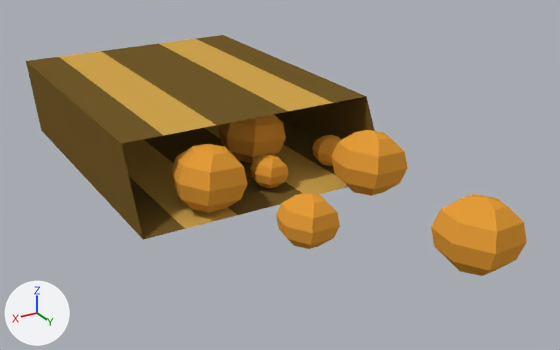
Renders of the Blender file city/food.blend from each side of a commit.
Both versions are drawn from a camera (50 mm lens) standing at (0.0271, 0.0605, 0.0264) and looking at (-0.0031, 0.0102, 0.0012). Arrows for +X, +Y and +Z are at lower left; the lights stay in place.

Names of what the first picture shows: 'Cookie.000', 'Cookie.004', 'Cookie.005', 'Cookie.007', 'Cookie.009', 'Cookie.010', 'Cookie.011', 'Pack'.
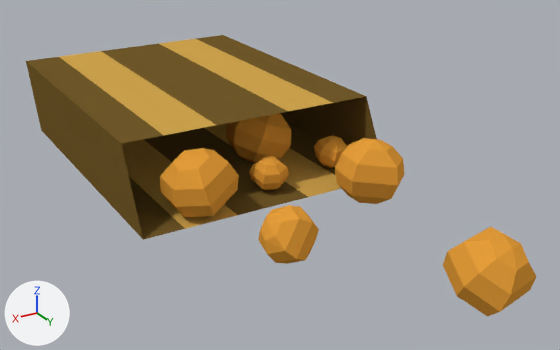
Where the change shows, as pixel boxes (x1, y1, x2, y2) in the pictures (560 x 350 px):
'Cookie.011', moved, turned
    before: (431, 194, 527, 276)
    after: (443, 227, 537, 316)
'Cookie.004', turned
    before: (171, 144, 248, 213)
    after: (160, 148, 239, 217)
'Cookie.005', moved, turned
    before: (331, 130, 407, 196)
    after: (335, 138, 405, 204)
'Cookie.010', turned
    before: (276, 192, 340, 249)
    after: (258, 205, 319, 264)
'Cookie.000', turned
    before: (218, 114, 286, 163)
    after: (226, 113, 291, 162)
'Cookie.007', turned
    before: (250, 154, 288, 188)
    after: (249, 156, 289, 190)
'Cookie.009', turned
    before: (312, 135, 341, 166)
    after: (314, 136, 347, 168)

Patch to the scene script:
```diff
--- a/city/food.blend.py
+++ b/city/food.blend.py
@@ ob_cookie_011 @@
 ob_cookie_011.matrix_parent_inverse = Matrix(((92.1, 0.0, 0.0, 2.445), (0.0, 75.51, 0.0, 2.484), (0.0, 0.0, 204.1, -1.083), (0.0, 0.0, 0.0, 1.0)))
-ob_cookie_011.location = (-0.0327, -0.00447, 0.000657)
-ob_cookie_011.rotation_euler = (0.0, -1.448, -2.949)  # degrees (0, -83, -169)
+ob_cookie_011.location = (-0.0327, -0.00447, -0.00108)
+ob_cookie_011.rotation_euler = (1.569, -1.012, -4.483)  # degrees (90, -58, -257)
 ob_cookie_011.scale = (0.318, 0.318, 0.318)
@@ ob_cookie_010 @@
 ob_cookie_010.location = (-0.025, -0.0129, 0.000657)
-ob_cookie_010.rotation_euler = (0.0, -1.448, -2.949)  # degrees (0, -83, -169)
+ob_cookie_010.rotation_euler = (0.208, -2.5, -3.171)  # degrees (12, -143, -182)
 ob_cookie_010.scale = (0.234, 0.234, 0.234)
@@ ob_cookie_009 @@
 ob_cookie_009.location = (-0.0346, -0.0241, 0.000657)
-ob_cookie_009.rotation_euler = (0.0, -1.448, -2.949)  # degrees (0, -83, -169)
+ob_cookie_009.rotation_euler = (1.211, -1.344, -4.147)  # degrees (69, -77, -238)
 ob_cookie_009.scale = (0.167, 0.167, 0.167)
@@ ob_cookie_007 @@
 ob_cookie_007.location = (-0.0278, -0.0228, 0.000657)
-ob_cookie_007.rotation_euler = (0.0, -1.448, -2.949)  # degrees (0, -83, -169)
+ob_cookie_007.rotation_euler = (0.294, -1.794, -1.736)  # degrees (17, -103, -99)
 ob_cookie_007.scale = (0.167, 0.167, 0.167)
@@ ob_cookie_005 @@
 ob_cookie_005.matrix_parent_inverse = Matrix(((92.1, 0.0, 0.0, 2.445), (0.0, 75.51, 0.0, 2.484), (0.0, 0.0, 204.1, -1.083), (0.0, 0.0, 0.0, 1.0)))
-ob_cookie_005.location = (-0.034, -0.018, 0.000657)
-ob_cookie_005.rotation_euler = (0.0, -1.448, -2.949)  # degrees (0, -83, -169)
+ob_cookie_005.location = (-0.034, -0.018, 0.0)
+ob_cookie_005.rotation_euler = (0.0, -1.448, -3.619)  # degrees (0, -83, -207)
 ob_cookie_005.scale = (0.318, 0.318, 0.318)
@@ ob_cookie_004 @@
 ob_cookie_004.location = (-0.0218, -0.0218, 0.000657)
-ob_cookie_004.rotation_euler = (0.0, -1.448, -2.949)  # degrees (0, -83, -169)
+ob_cookie_004.rotation_euler = (3.196, -1.248, -5.909)  # degrees (183, -72, -339)
 ob_cookie_004.scale = (0.318, 0.318, 0.318)
@@ ob_cookie_000 @@
 ob_cookie_000.location = (-0.0293, -0.0287, 0.000657)
-ob_cookie_000.rotation_euler = (0.0, -1.448, -2.949)  # degrees (0, -83, -169)
+ob_cookie_000.rotation_euler = (0.138, -1.154, -3.084)  # degrees (7.9, -66, -177)
 ob_cookie_000.scale = (0.318, 0.318, 0.318)
```
